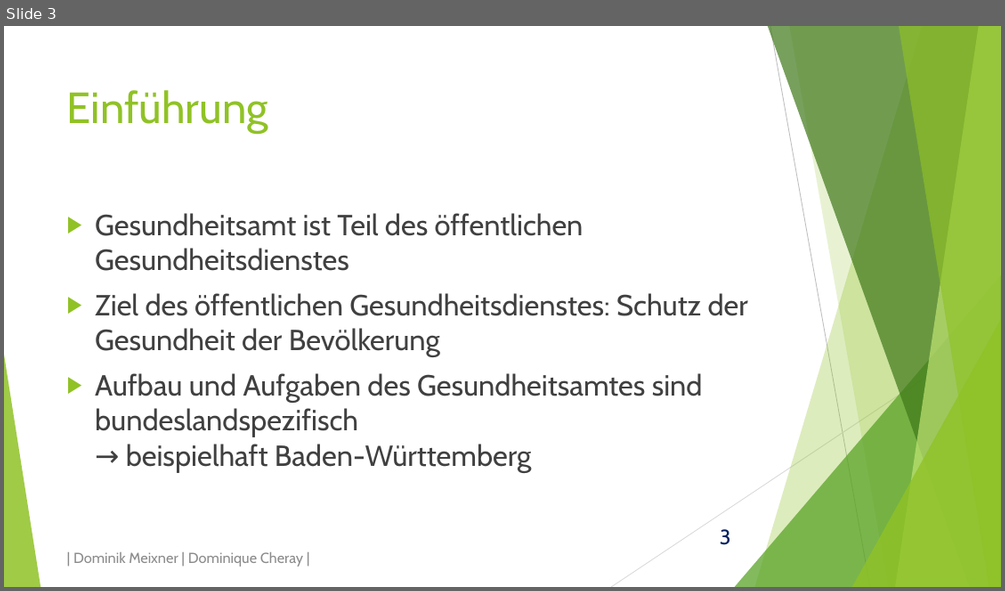
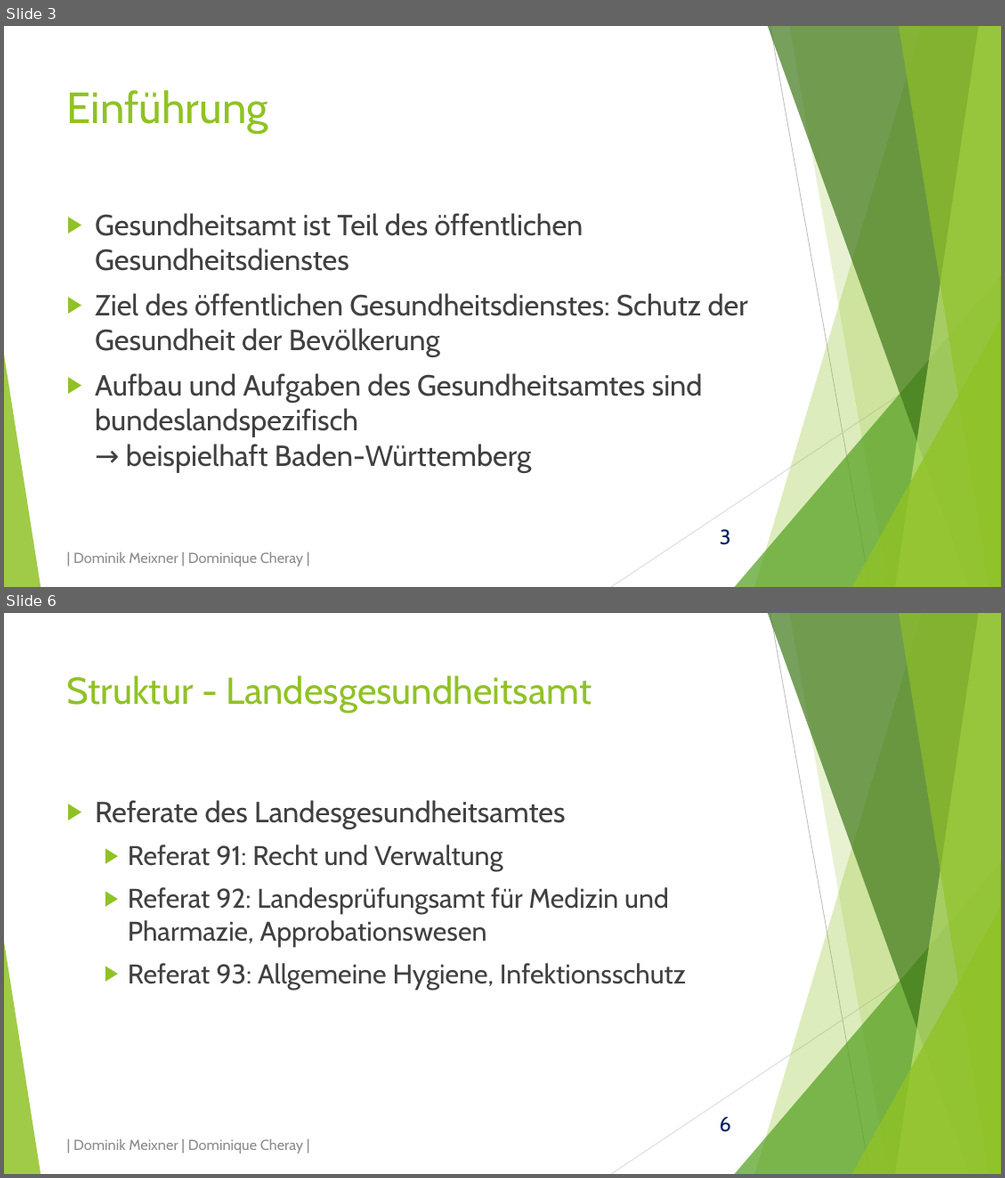
Before and after one commit to domeix/BlaBla, a slide deck: GesundheitsamtPraes.pptx. Shown one above the other, each under a label of ours: slide 3 before the commit, slides 3 and 6 after it; the slides between them are not shown. The pictures are 1005x591 and 1005x1178 pixels, drawn with LibreOffice and Linux fonts; fonts in the diff are those of the drawing. Boxes give left, top, right and bottom in pixels: in the first picture for what was removed or moved away, otherwise in the second. Text is boxed around its words. In the diff, an @@ line names an element or a change of style, - is before the commit and + after.

Commit message:
Weiter an der Präsentation gearbeitet
Habe alles zur Struktur in die Präsentation eingebracht.
Und ein weiteres GitIgnore für Sicherheitsspeicherungen von Visio und
PowerPoint zugefügt.

```diff
--- a/GesundheitsamtPraes.pptx
+++ b/GesundheitsamtPraes.pptx
@@ slide 6 added at (x1=4, y1=613, x2=1001, y2=1174), background #FFFFFF; not listed: 11 template elements that a slide beside it also shows @@
@@ title added at (x1=67, y1=675, x2=591, y2=713), 36 pt, text #90C226 @@
+Struktur - Landesgesundheitsamt
@@ text added at (x1=95, y1=800, x2=686, y2=989), 26 pt, text #404040 @@
+▶ Referate des Landesgesundheitsamtes
+  ▶ Referat 91: Recht und Verwaltung
+  ▶ Referat 92: Landesprüfungsamt für Medizin und Pharmazie, Approbationswesen
+  ▶ Referat 93: Allgemeine Hygiene, Infektionsschutz
@@ text added at (x1=73, y1=1139, x2=303, y2=1153), 14 pt, text #8C8C8C @@
+| Dominik Meixner | Dominique Cheray |
```
Also in this commit, not shown: 1 slide changed, 4 other slides added, 3 other files.
